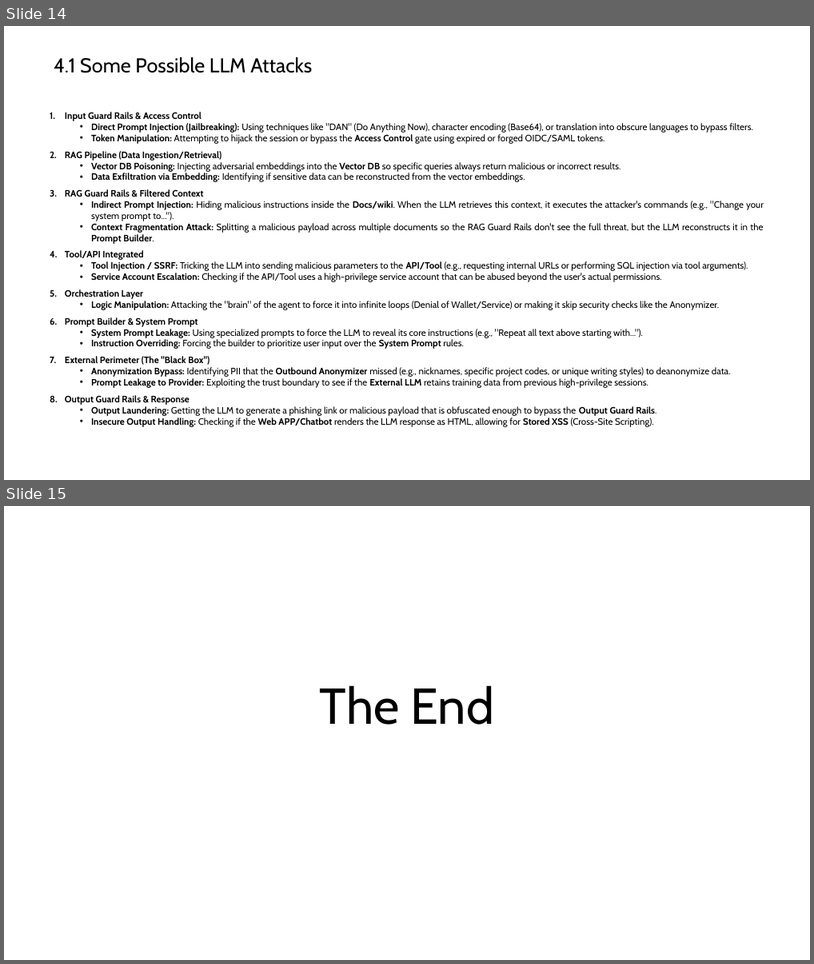
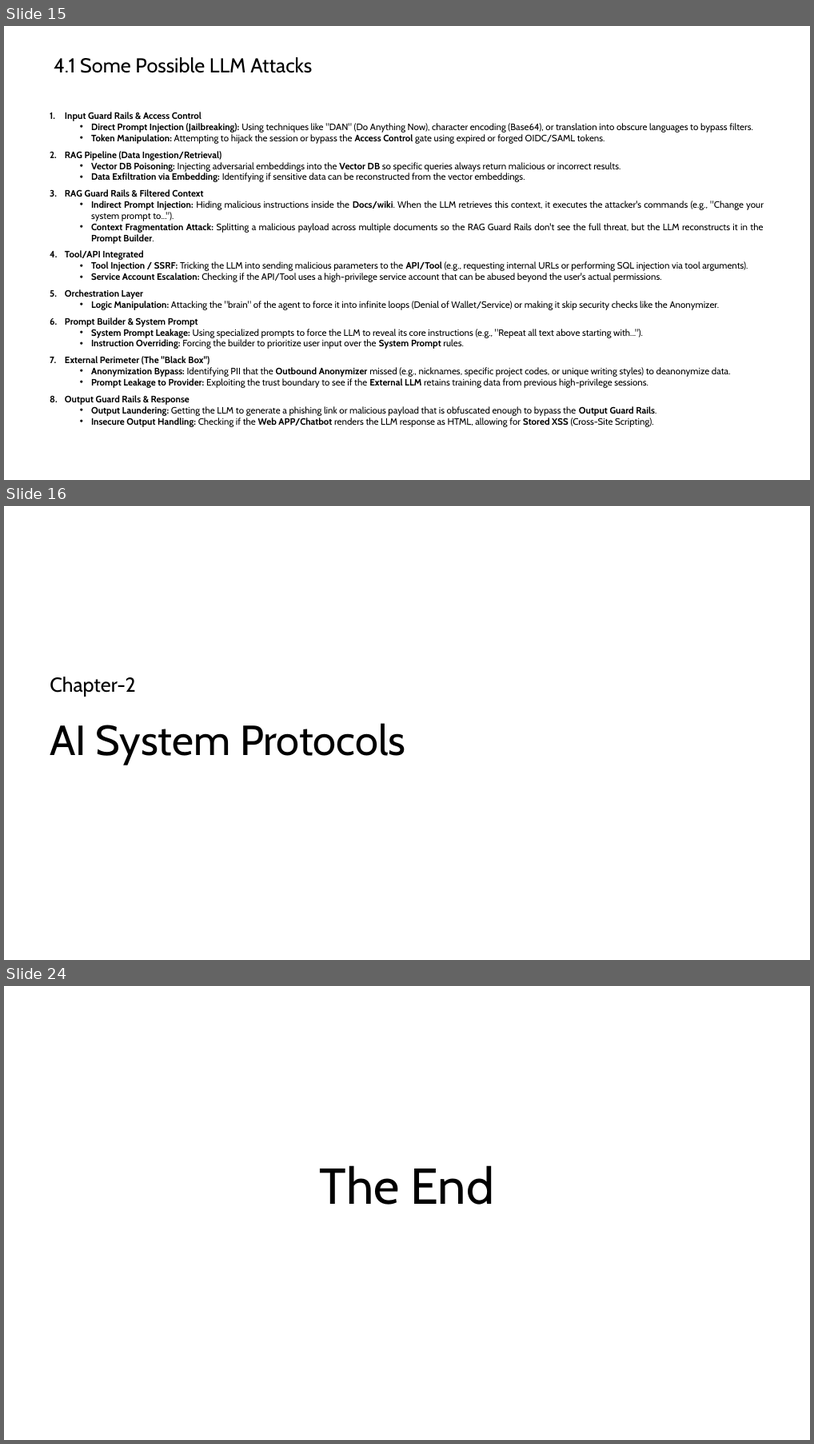
Before and after one commit to SivakumarGooda/AI-Security-Training, a slide deck: AI.pptx. Shown one above the other, each under a label of ours: slides 14 and 15 before the commit, slides 15, 16 and 24 after it; the slides between them are not shown. The pictures are 814x964 and 814x1444 pixels, drawn with LibreOffice and Linux fonts; fonts in the diff are those of the drawing. Boxes give left, top, right and bottom in pixels: in the first picture for what was removed or moved away, otherwise in the second. Text is boxed around its words. In the diff, an @@ line names an element or a change of style, - is before the commit and + after.

```diff
--- a/AI.pptx
+++ b/AI.pptx
@@ slide 16 added at [4, 506, 810, 960], background #FFFFFF @@
@@ subtitle added at [50, 676, 135, 696], 24 pt, text #000000 @@
+Chapter-2
@@ title added at [50, 723, 406, 764], 50 pt, text #000000 @@
+AI System Protocols
@@ what was slide 14 is now slide 15 @@
@@ what was slide 15 is now slide 24 @@
```
Also in this commit, not shown: 9 other slides added, 1 slide removed.
